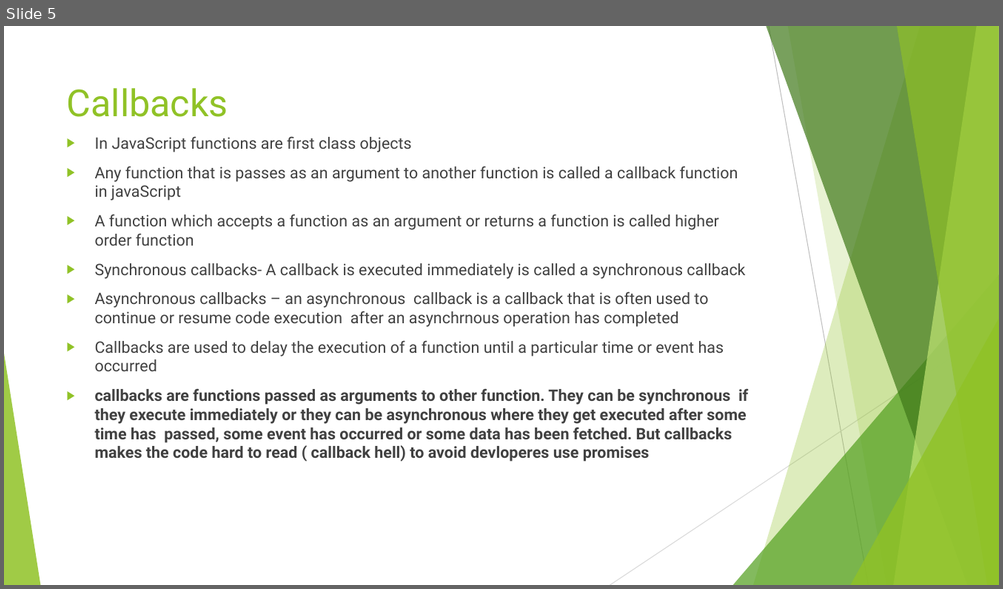
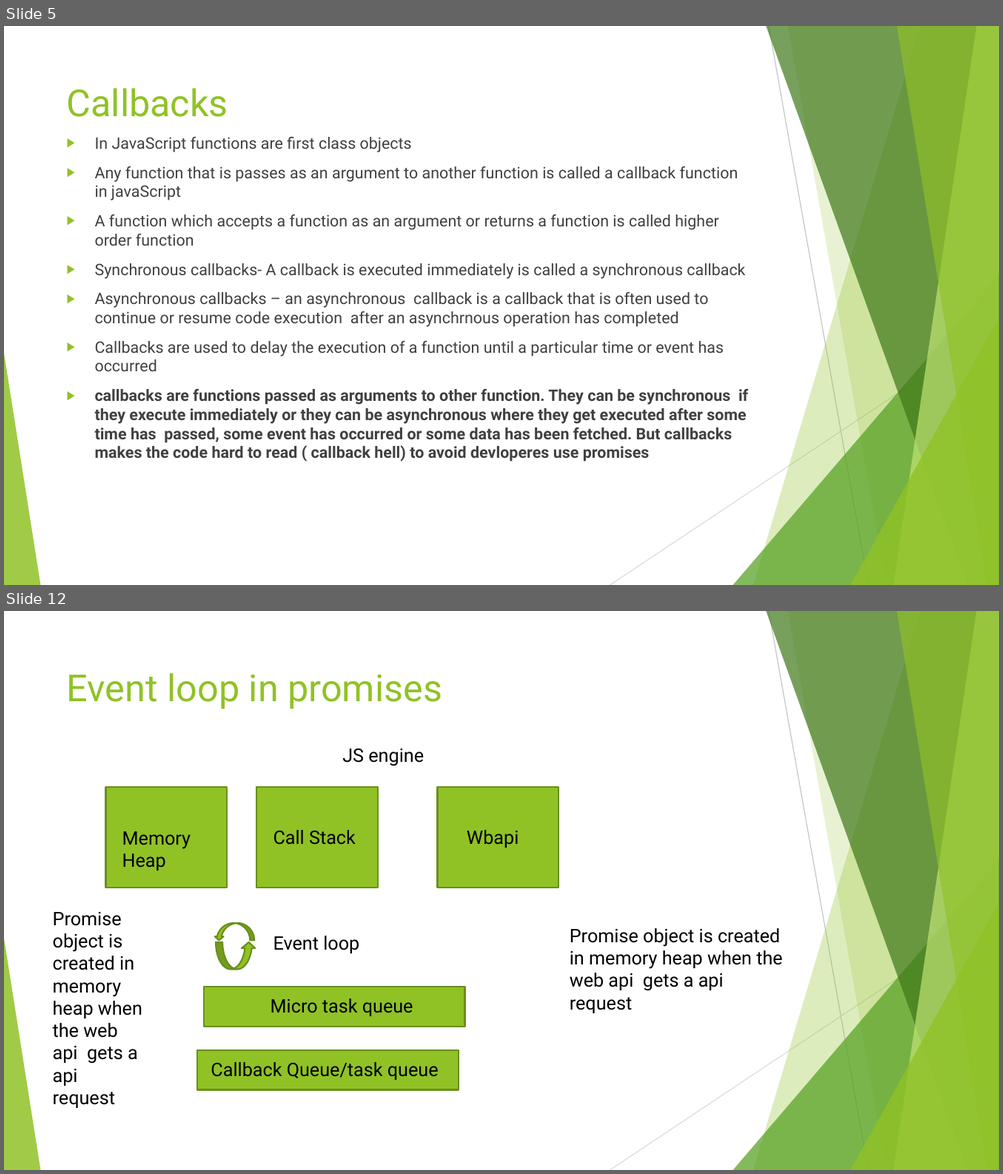
Before and after one commit to divyaparyani67/JavaScript_BAsics, a slide deck: Async JS/Asynchronous JS.pptx. Shown one above the other, each under a label of ours: slide 5 before the commit, slides 5 and 12 after it; the slides between them are not shown. The pictures are 1003x589 and 1003x1174 pixels, drawn with LibreOffice and Linux fonts; fonts in the diff are those of the drawing. Boxes give left, top, right and bottom in pixels: in the first picture for what was removed or moved away, otherwise in the second. Text is boxed around its words. In the diff, an @@ line names an element or a change of style, - is before the commit and + after.

```diff
--- a/Async JS/Asynchronous JS.pptx
+++ b/Async JS/Asynchronous JS.pptx
@@ slide 12 added at box(4, 611, 999, 1170), background #FFFFFF; not listed: 10 template elements that a slide beside it also shows @@
@@ title added at box(67, 673, 442, 709), 36 pt, text #90C226 @@
+Event loop in promises
@@ text added at box(342, 749, 424, 766), 18 pt, text #000000 @@
+JS engine
@@ rectangle added at box(105, 787, 226, 888), fill #90C226, outline #6B901C 1.5 pt @@
@@ rectangle added at box(257, 787, 378, 888), fill #90C226, outline #6B901C 1.5 pt @@
@@ rectangle added at box(438, 787, 558, 888), fill #90C226, outline #6B901C 1.5 pt @@
@@ text added at box(122, 832, 190, 871), 18 pt, text #000000 @@
+Memory Heap
@@ text added at box(273, 830, 356, 845), 18 pt, text #000000 @@
+Call Stack
@@ text added at box(466, 830, 518, 848), 18 pt, text #000000 @@
+Wbapi
@@ text added at box(53, 912, 142, 1108), 18 pt, text #000000 @@
+Promise object is created in memory heap when the web api gets a api request
@@ curved up arrow added at box(214, 923, 254, 941), fill #90C226, outline #6B901C 1.5 pt @@
@@ curved up arrow added at box(216, 943, 256, 969), fill #90C226, outline #6B901C 1.5 pt @@
@@ text added at box(273, 936, 359, 954), 18 pt, text #000000 @@
+Event loop
@@ text added at box(569, 928, 782, 1014), 18 pt, text #000000 @@
+Promise object is created in memory heap when the web api gets a api request
@@ rectangle added at box(203, 987, 464, 1027), fill #90C226, outline #6B901C 1.5 pt @@
@@ text added at box(270, 999, 413, 1017), 18 pt, text #000000 @@
+Micro task queue
@@ rectangle added at box(197, 1051, 458, 1090), fill #90C226, outline #6B901C 1.5 pt @@
@@ text added at box(203, 1054, 466, 1084), 18 pt, text #000000 @@
+Callback Queue/task queue
@@ text added at box(210, 1062, 438, 1079), 18 pt, text #000000 @@
+Callback Queue/task queue
```
Also in this commit, not shown: 1 slide changed, 5 other slides added, 2 slides removed, 2 other files.
